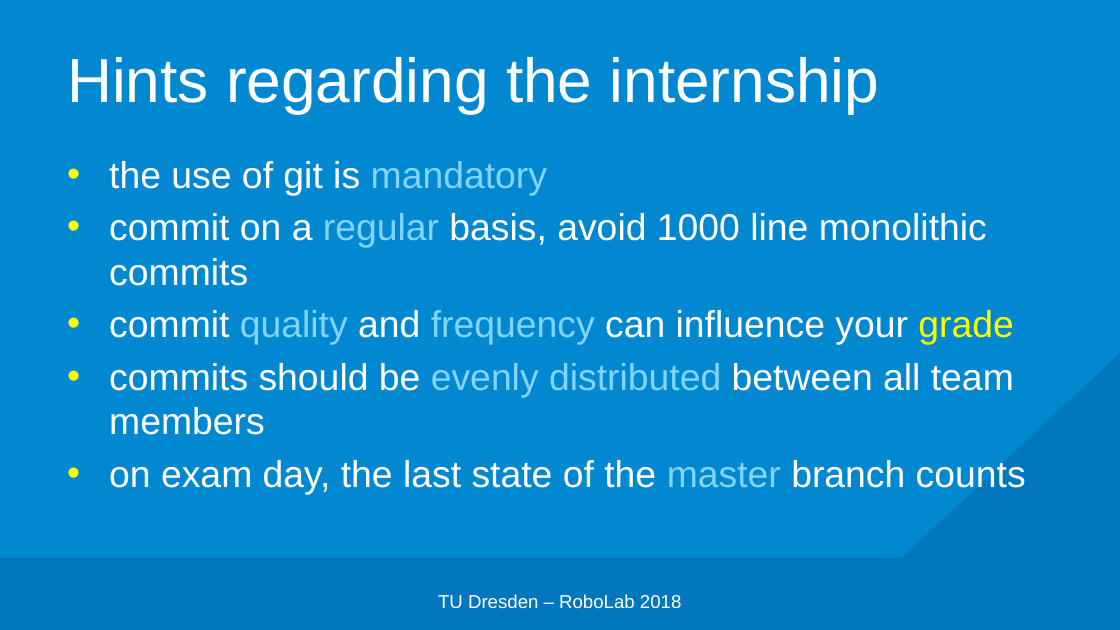
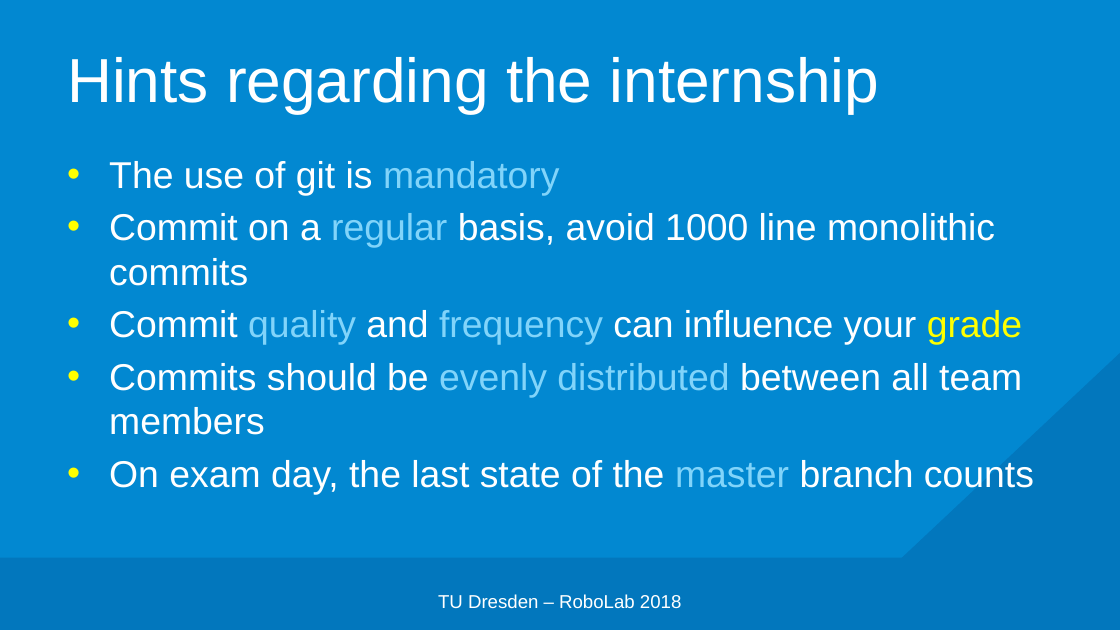
Before and after one commit to edisontrent1337/gitslides, a slide deck: slide 46 of Git.pptx. Drawn at 1120x630 pixels with LibreOffice and Linux fonts; fonts in the diff are those of the drawing; background and template pictures are left out. Boxes give left, top, right and bottom in pixels: in the first picture for what was removed or moved away, otherwise in the second. Text is boxed around its words. In the diff, an @@ line names an element or a change of style, - is before the commit and + after.

```diff
--- a/Git.pptx
+++ b/Git.pptx
@@ text at bbox=[109, 161, 1034, 494]: text changed @@
-• the use of git is mandatory
-• commit on a regular basis, avoid 1000 line monolithic commits
-• commit quality and frequency can influence your grade
-• commits should be evenly distributed between all team members
-• on exam day, the last state of the master branch counts
+• The use of git is mandatory
+• Commit on a regular basis, avoid 1000 line monolithic commits
+• Commit quality and frequency can influence your grade
+• Commits should be evenly distributed between all team members
+• On exam day, the last state of the master branch counts
```
Also in this commit, not shown: 26 other slides changed, 1 other file.
